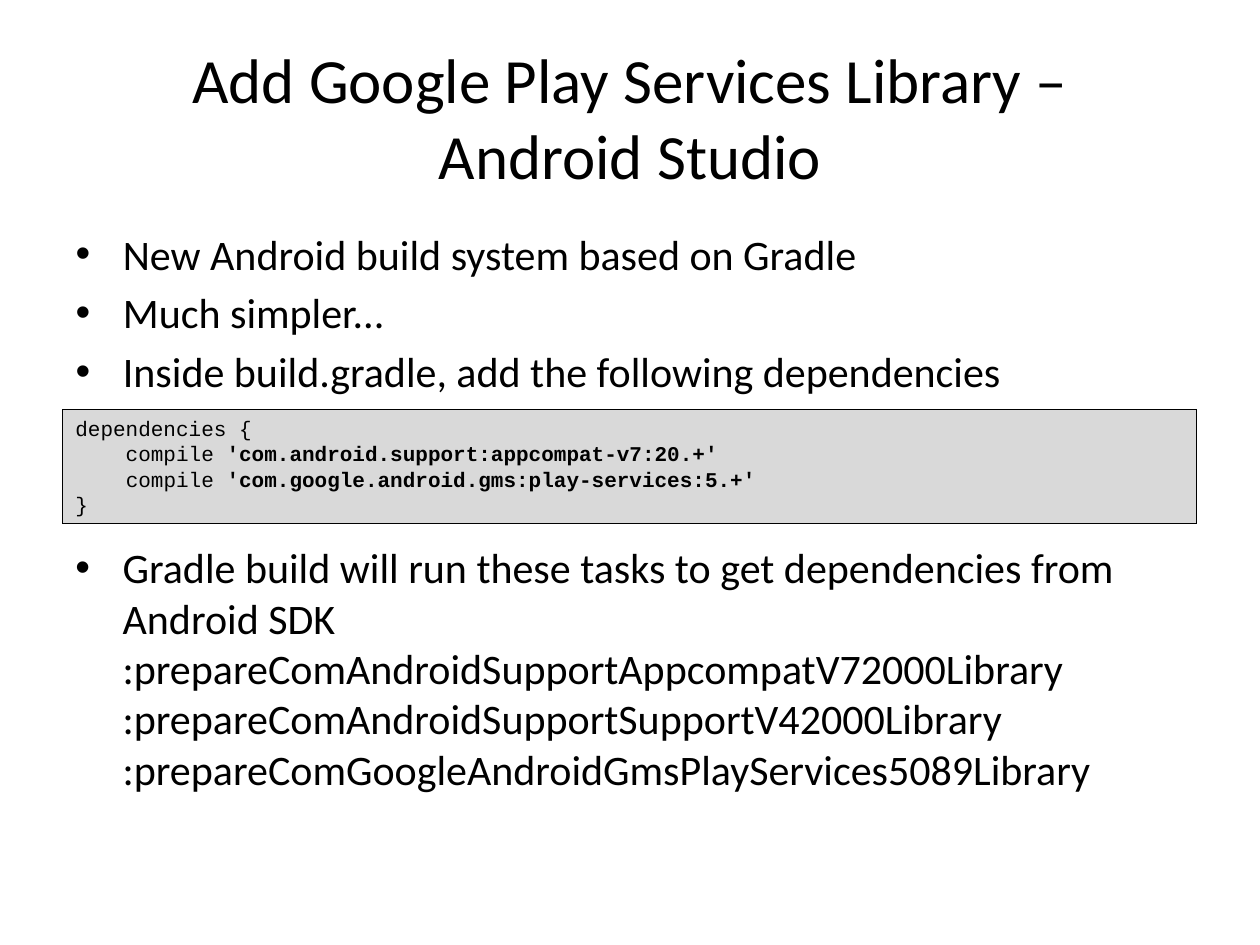
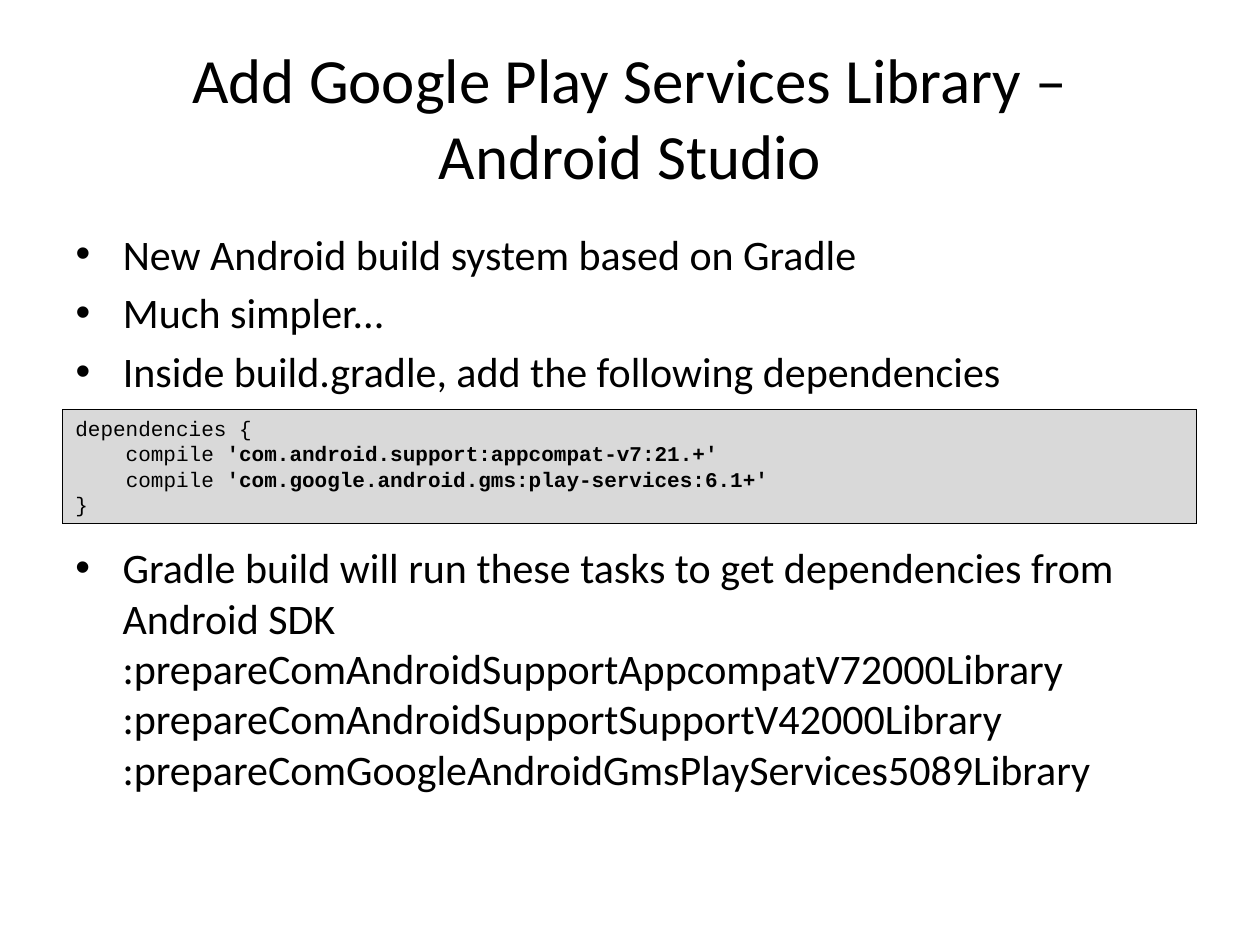
Before and after one commit to LeadingEDJE/MobilePushNotification, a slide deck: slide 12 of Implementing Push Notification in Android.pptx. Drawn at 1260x945 pixels with LibreOffice and Linux fonts; fonts in the diff are those of the drawing; background and template pictures are left out. Boxes give left, top, right and bottom in pixels: in the first picture for what was removed or moved away, otherwise in the second. Text is boxed around its words. In the diff, an @@ line names an element or a change of style, - is before the commit and + after.

Commit message:
Upgraded appcompat library and play services library

```diff
--- a/Implementing Push Notification in Android.pptx
+++ b/Implementing Push Notification in Android.pptx
@@ text in rectangle at (75,421,768,492): text changed @@
-dependencies {
-compile 'com.android.support:appcompat-v7:20.+'
-compile 'com.google.android.gms:play-services:5.+'
-}
+dependencies {
+compile 'com.android.support:appcompat-v7:21.+'
+compile 'com.google.android.gms:play-services:6.1+'
+}
```
Also in this commit, not shown: 1 other slide changed, 1 slide added, 2 other files.
